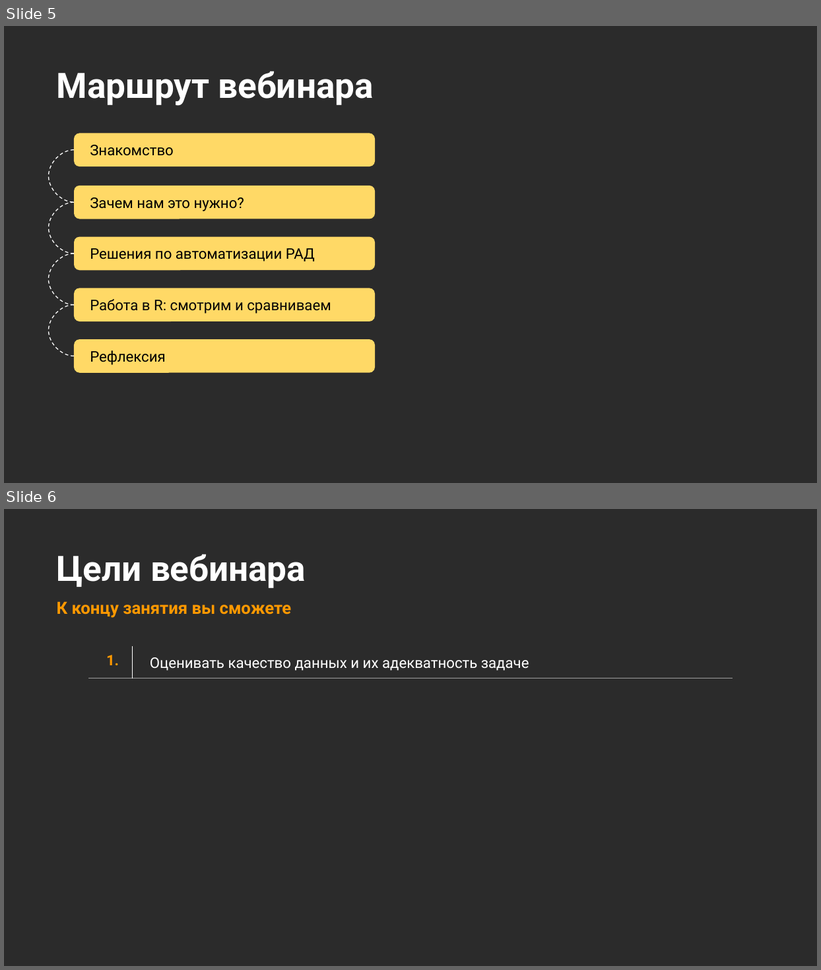
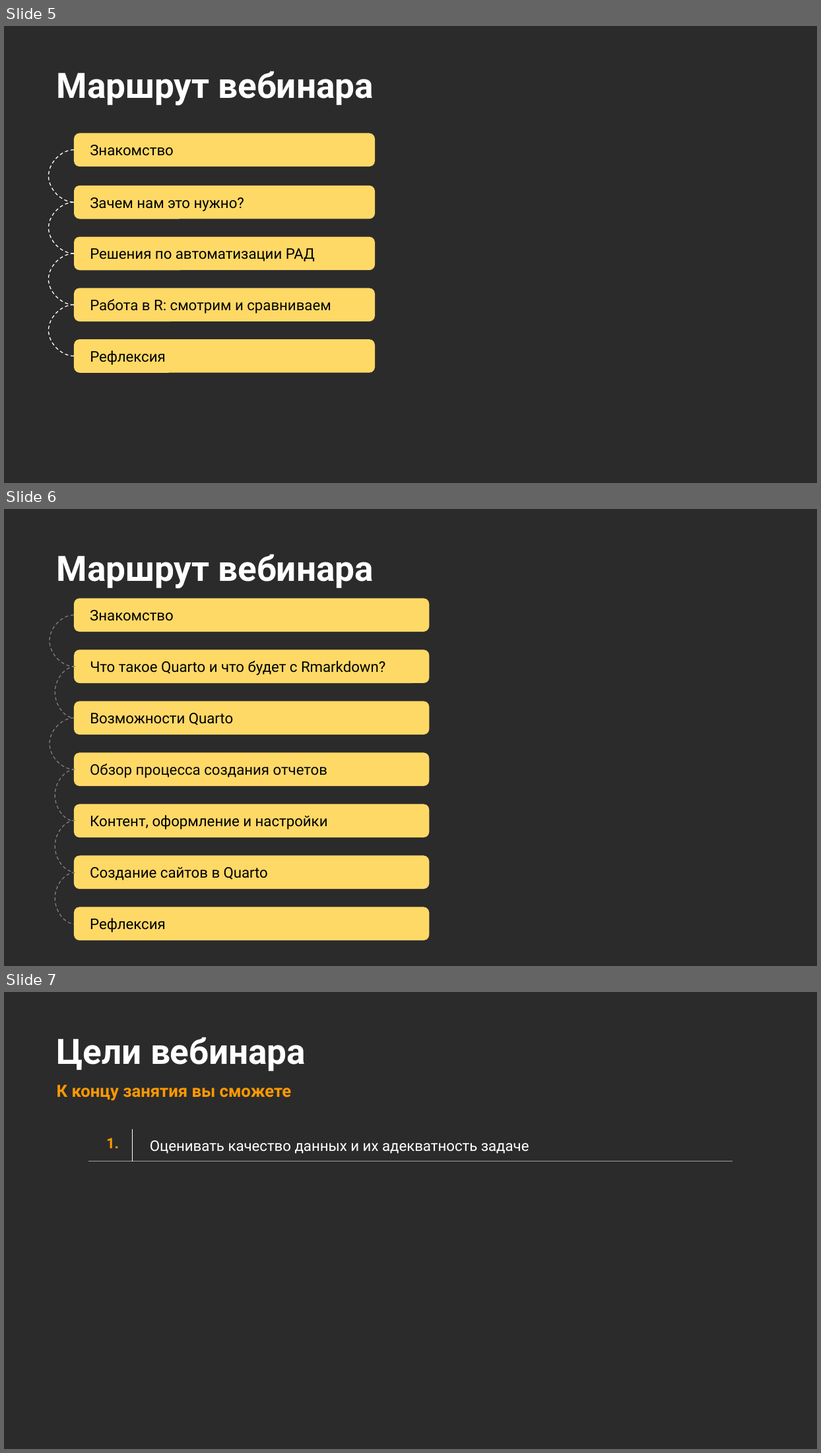
Before and after one commit to Marwolaeth/OTUS_R4DA, a slide deck: teaching/R4DA-EDA4ML.pptx. Shown one above the other, each under a label of ours: slides 5 and 6 before the commit, slides 5, 6 and 7 after it. The pictures are 821x970 and 821x1453 pixels, drawn with LibreOffice and Linux fonts; fonts in the diff are those of the drawing; background and template pictures are left out; a plain dark background stands for a picture behind light text. Boxes give left, top, right and bottom in pixels: in the first picture for what was removed or moved away, otherwise in the second. Text is boxed around its words. In the diff, an @@ line names an element or a change of style, - is before the commit and + after.

```diff
--- a/teaching/R4DA-EDA4ML.pptx
+++ b/teaching/R4DA-EDA4ML.pptx
@@ slide 6 added at bbox=[4, 509, 817, 966], background picture (left out) @@
@@ title added at bbox=[57, 554, 374, 589], 31 pt, text #FFFFFF, bold @@
+Маршрут вебинара
@@ rounded rectangle added at bbox=[74, 599, 429, 632], fill #FFD966, 13 pt, text #000000 @@
+Знакомство
@@ curved line added from (74, 615) to (74, 667), #808080 0.75 pt dashed @@
@@ curved line added from (75, 667) to (74, 718), #808080 0.75 pt dashed @@
@@ rounded rectangle added at bbox=[74, 650, 429, 683], fill #FFD966, 13 pt, text #000000 @@
+Что такое Quarto и что будет с Rmarkdown?
@@ rounded rectangle added at bbox=[74, 702, 429, 735], fill #FFD966, 13 pt, text #000000 @@
+Возможности Quarto
@@ curved line added from (74, 718) to (74, 769), #808080 0.75 pt dashed @@
@@ rounded rectangle added at bbox=[74, 753, 429, 786], fill #FFD966, 13 pt, text #050505 @@
+Обзор процесса создания отчетов
@@ curved line added from (75, 769) to (74, 821), #808080 0.75 pt dashed @@
@@ rounded rectangle added at bbox=[74, 804, 429, 838], fill #FFD966, 13 pt, text #000000 @@
+Контент, оформление и настройки
@@ curved line added from (75, 821) to (74, 871), #808080 0.75 pt dashed @@
@@ rounded rectangle added at bbox=[74, 856, 429, 890], fill #FFD966, 13 pt, text #000000 @@
+Создание сайтов в Quarto
@@ curved line added from (75, 873) to (74, 923), #808080 0.75 pt dashed @@
@@ rounded rectangle added at bbox=[74, 908, 429, 941], fill #FFD966, 13 pt, text #000000 @@
+Рефлексия
@@ what was slide 6 is now slide 7 @@
```
Also in this commit, not shown: 17 other files.
